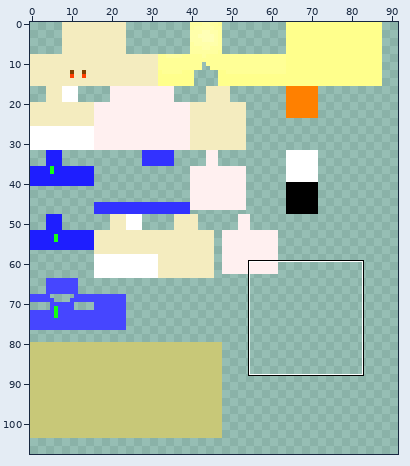
Two versions of one sprite sheet, Touhou/moriya_suwako_and_myaku_myaku_sama/texture.png. Above: a wide view before the commit, with the close-up outlined.
Close-up. Old version:
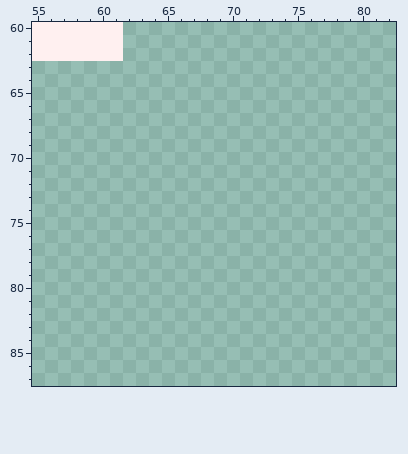
The file is 128x128 pixels. Shown: x 55..82, y 60..87. The wide view leaves out empty margins.
The result:
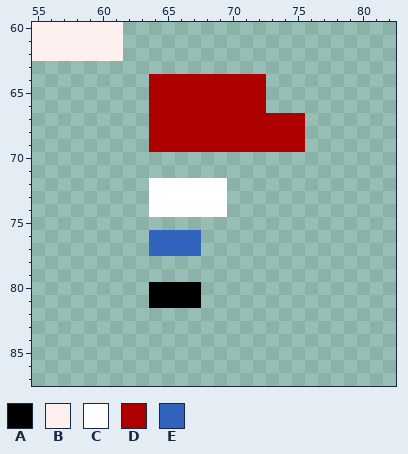
Palette (. is transparent): A #000000  B #fff0f0  C #ffffff  D #af0000  E #3264be
Changes in this commit:
y 64..66: x 64..72 ......... -> DDDDDDDDD
y 67..69: x 64..75 ............ -> DDDDDDDDDDDD
y 72..74: x 64..69 ...... -> CCCCCC
y 76..77: x 64..67 .... -> EEEE
y 80..81: x 64..67 .... -> AAAA
Where, in picture pixels (left, top, right, bottom), the same in both close-ups:
added: (149, 74, 305, 308)
